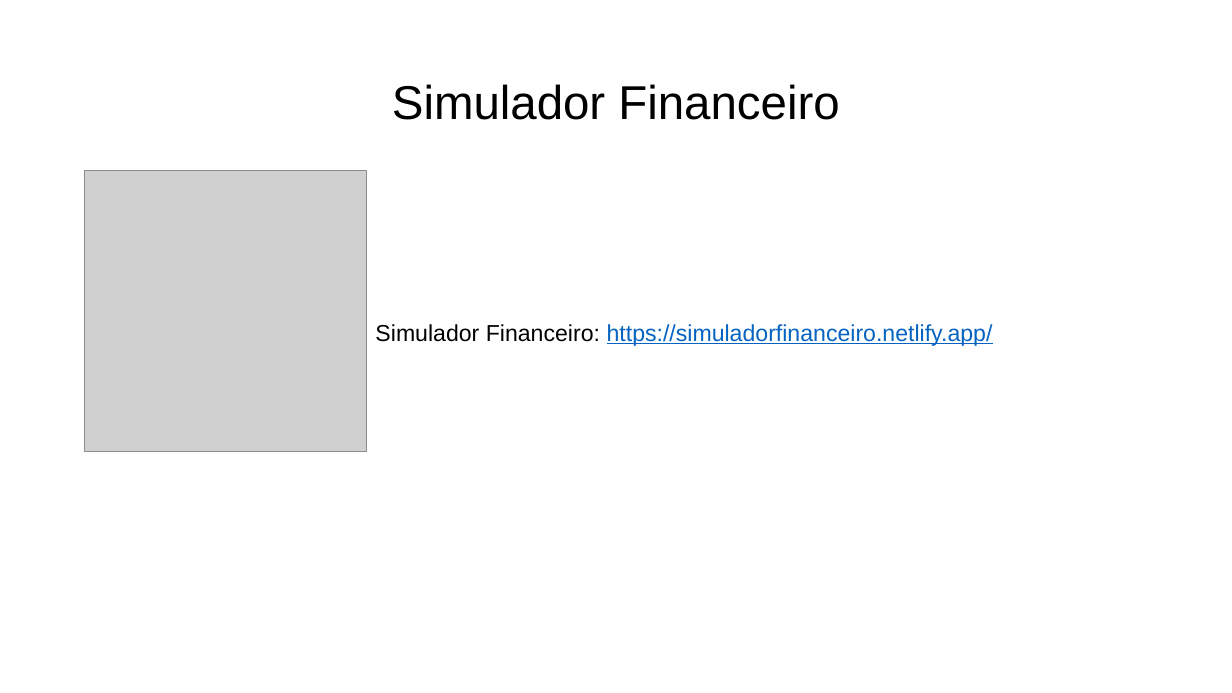
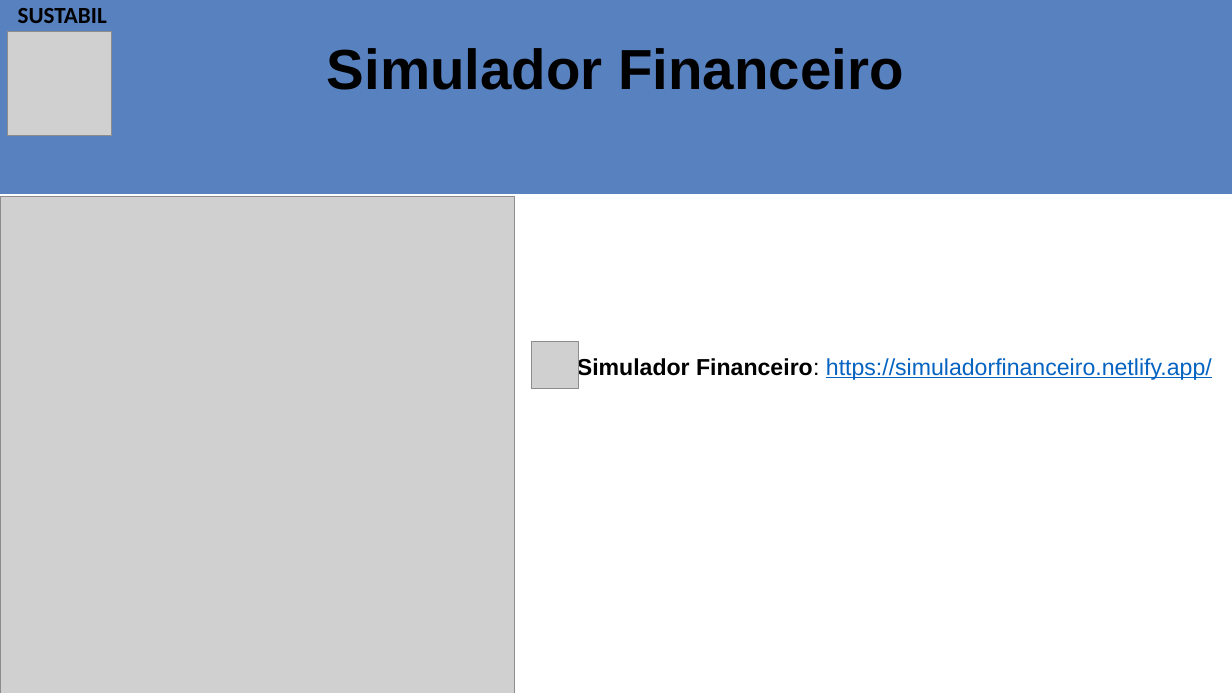
Before and after one commit to franklin-silva41/PROJETO-SENSOR-DE-UMIDADE, a slide deck: slide 13 of SUSTABIL - Apresentação real.pptx (slide 11 before the commit). Drawn at 1232x693 pixels with LibreOffice and Linux fonts; fonts in the diff are those of the drawing; grey boxes stand for pictures. Boxes give left, top, right and bottom in pixels: in the first picture for what was removed or moved away, otherwise in the second. Text is boxed around its words. In the diff, an @@ line names an element or a change of style, - is before the commit and + after.

```diff
--- a/SUSTABIL - Apresentação real.pptx
+++ b/SUSTABIL - Apresentação real.pptx
@@ rectangle added at bbox=[0, 0, 1232, 194], fill #5881C0, outline #5881C0 1 pt @@
@@ text added at bbox=[18, 8, 107, 23], 18 pt, text #000000, bold @@
+SUSTABIL
@@ text "Simulador Financeiro": place and size @@
-text "Simulador Financeiro" at bbox=[392, 84, 839, 120]
+text "Simulador Financeiro" at bbox=[327, 48, 903, 90]
@@ text "Simulador Financeiro" at bbox=[327, 48, 903, 90]: size 37 to 44 pt, bold on @@
@@ picture added at bbox=[7, 31, 112, 136] @@
@@ picture added at bbox=[0, 197, 515, 693] @@
@@ picture: place and size @@
-picture at bbox=[85, 170, 367, 452]
+picture at bbox=[531, 342, 579, 389]
@@ text "Simulador Financeiro: https://simuladorfinanceiro.netlify.ap ...": place and size @@
-text "Simulador Financeiro: https://simuladorfinanceiro.netlify.ap ..." at bbox=[375, 324, 993, 346]
+text "Simulador Financeiro: https://simuladorfinanceiro.netlify.ap ..." at bbox=[577, 356, 1212, 380]
@@ text "Simulador Financeiro: https://simuladorfinanceiro.netlify.ap ..." at bbox=[577, 356, 1212, 380]: bold on in "Simulador Financeiro:" @@
```
Also in this commit, not shown: 12 other slides changed, 6 slides added, 3 slides removed.
